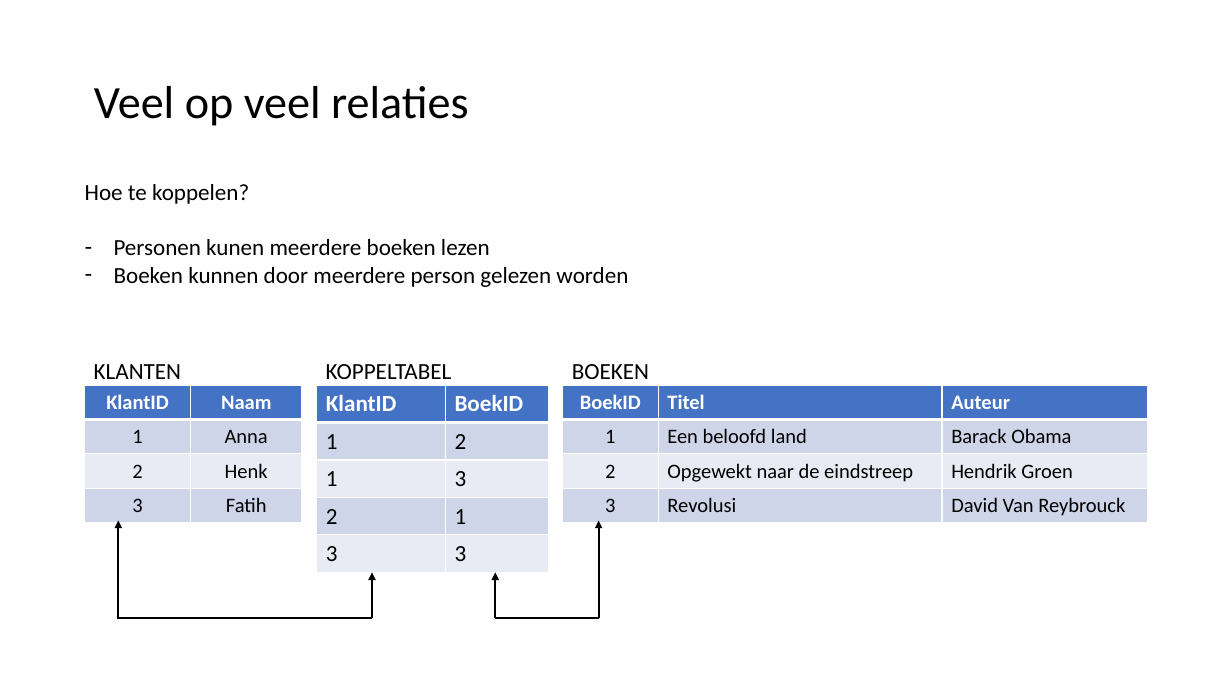
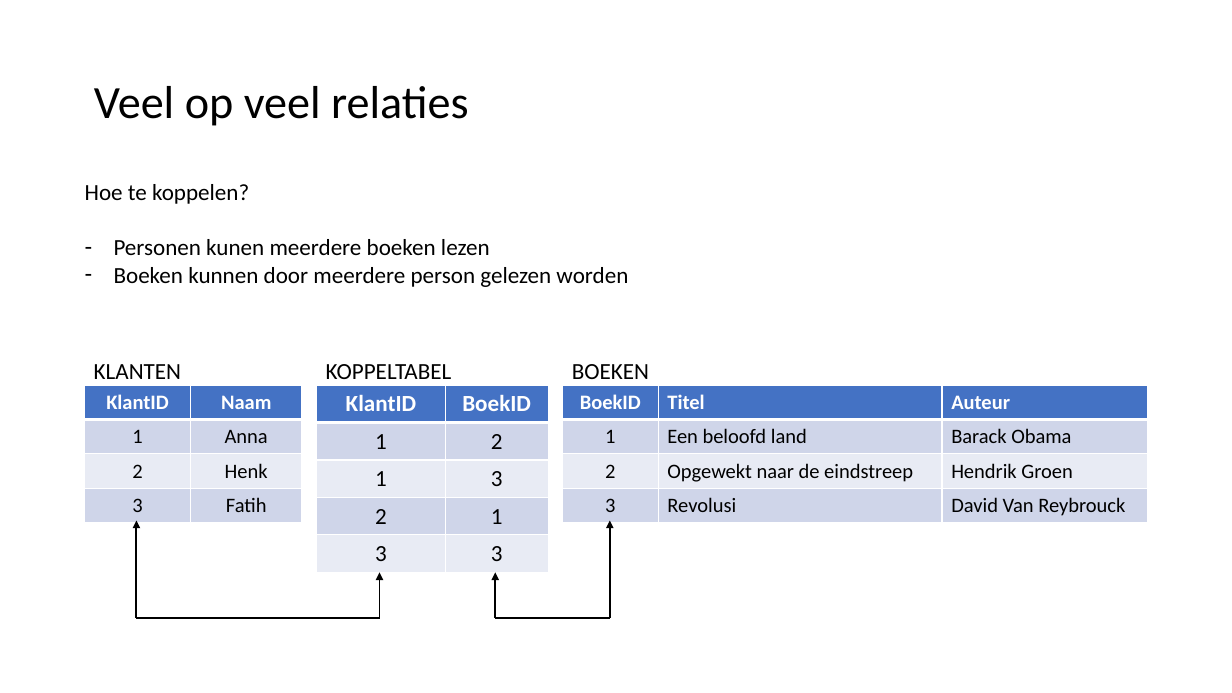
Before and after one commit to LFKoning/knowledge-sharing, a slide deck: slide 7 of sql_course/2_database_design/2_database_design.pptx. Drawn at 1232x693 pixels with LibreOffice and Linux fonts; fonts in the diff are those of the drawing. Boxes give left, top, right and bottom in pixels: in the first picture for what was removed or moved away, otherwise in the second. Text is boxed around its words. In the diff, an @@ line names an element or a change of style, - is before the commit and + after.

```diff
--- a/sql_course/2_database_design/2_database_design.pptx
+++ b/sql_course/2_database_design/2_database_design.pptx
@@ table at bbox=[317, 385, 548, 573] @@
@@ alignment left to centre @@
@@ arrow moved from (118, 618) - (118, 520) to (137, 618) - (137, 520) @@
@@ arrow moved from (599, 618) - (599, 520) to (610, 618) - (610, 520) @@
@@ arrow moved from (372, 618) - (372, 573) to (380, 618) - (380, 573) @@
@@ line moved from (117, 618) - (372, 618) to (137, 618) - (380, 618) @@
@@ line moved from (495, 618) - (599, 618) to (495, 618) - (610, 618) @@
```
Also in this commit, not shown: 6 other slides changed, 1 slide added, 3 other files.
